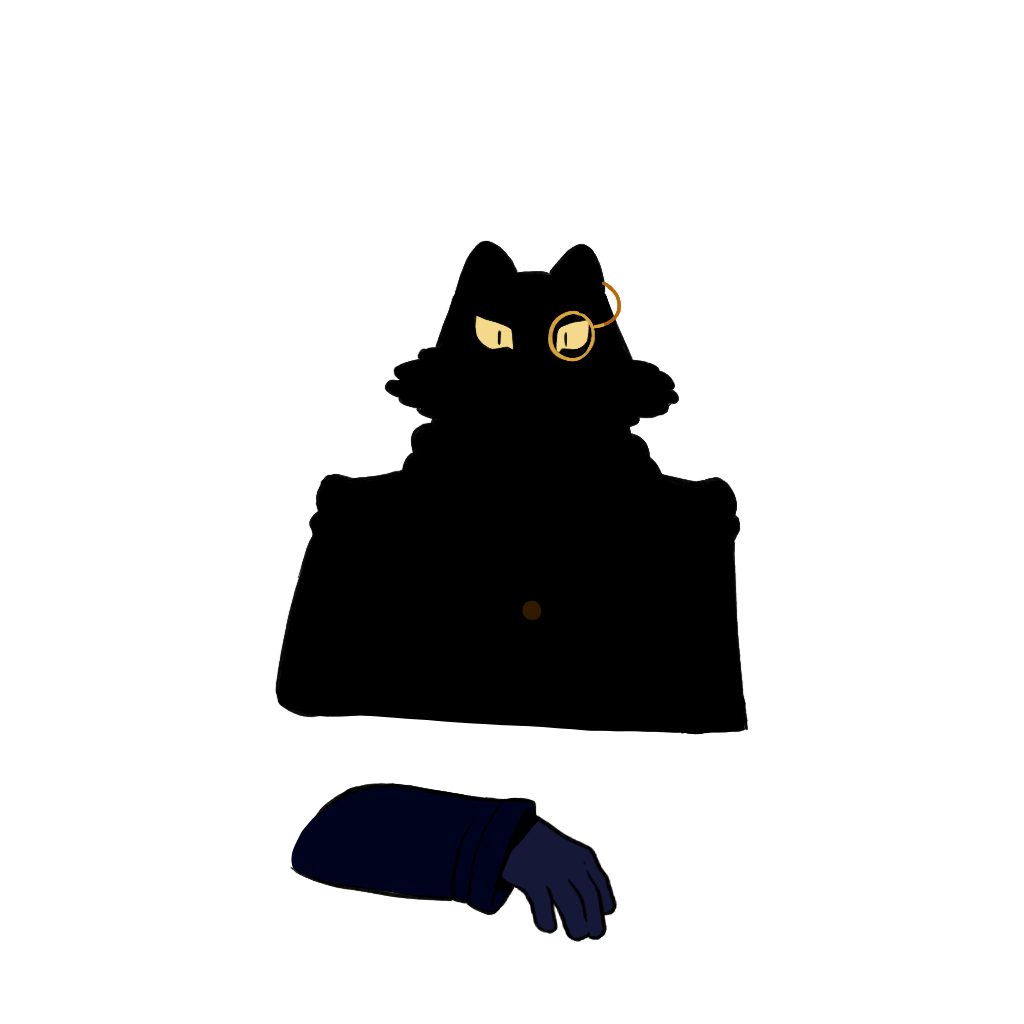
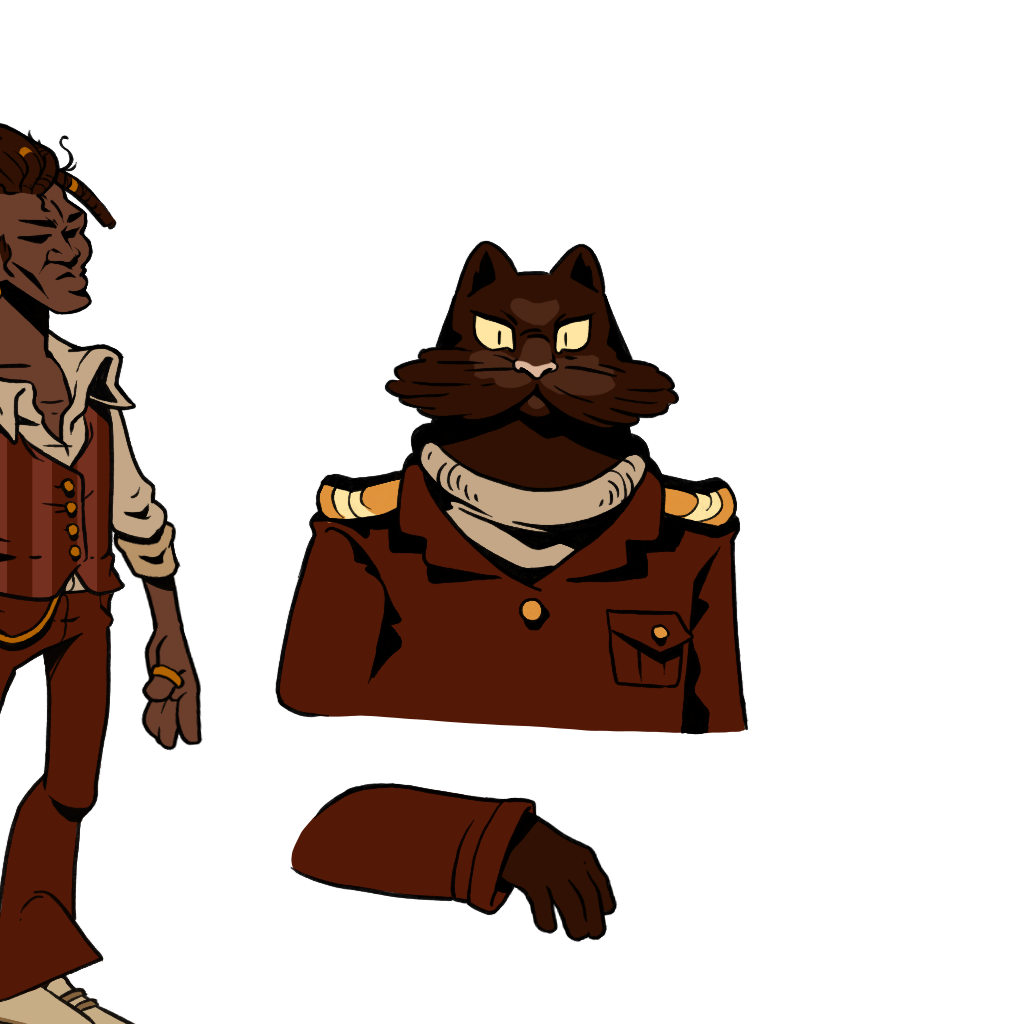
The second 1024px x 1024px image is a revision of the first. Changes to its layers:
painted on "Layer 10" over 291, 786, 614, 940
added group "Group 1" with 71 layers above "Captain" over 0, 122, 203, 1024
added group "head" (1st of 2, in "Group 1") with 4 layers in group "Group 1" over 0, 122, 121, 353
added layer "head" (2nd of 2, in "Group 1" › "head") in group "head" over 0, 122, 117, 353
added layer "hair" in group "head" over 0, 122, 117, 273
added layer "skin" (1st of 2, in "Group 1" › "head") in group "head" over 0, 125, 116, 314
added group "torso" (1st of 2, in "Group 1") with 6 layers in group "Group 1" over 0, 314, 136, 614
added layer "torso" (2nd of 2, in "Group 1" › "torso") in group "torso" over 0, 314, 136, 602
added layer "Layer 94 copy 3" in group "torso" over 7, 339, 124, 614
added layer "vest" in group "torso" over 0, 398, 123, 600
added layer "shirt" in group "torso" over 0, 317, 135, 600
added group "arm2" with 2 layers in group "Group 1" over 69, 372, 168, 543
added group "hips" with 4 layers in group "Group 1" over 0, 505, 115, 686
added layer "Layer 32" in group "hips" over 0, 533, 115, 686
added group "thigh2" with 2 layers in group "Group 1" over 40, 580, 112, 823
added layer "Layer 28" in group "thigh2" over 40, 580, 112, 823
added group "leg2" with 2 layers in group "Group 1" over 0, 762, 104, 1003
added layer "Layer 26" in group "leg2" over 0, 762, 104, 1003
added layer "Layer 25" in group "leg2" over 0, 765, 101, 1002
added layer "Layer 53" in group "body" over 317, 473, 736, 530
showed "hightligh", opacity 40% → 49%, painted on it over 318, 291, 735, 504
showed "fur", painted on it over 330, 242, 729, 490
showed "turtleneck", painted on it over 379, 293, 722, 579
painted on "Layer 2" over 279, 242, 745, 734
…and 36 more changes (30 added, 5 painted, 2 visibility)
